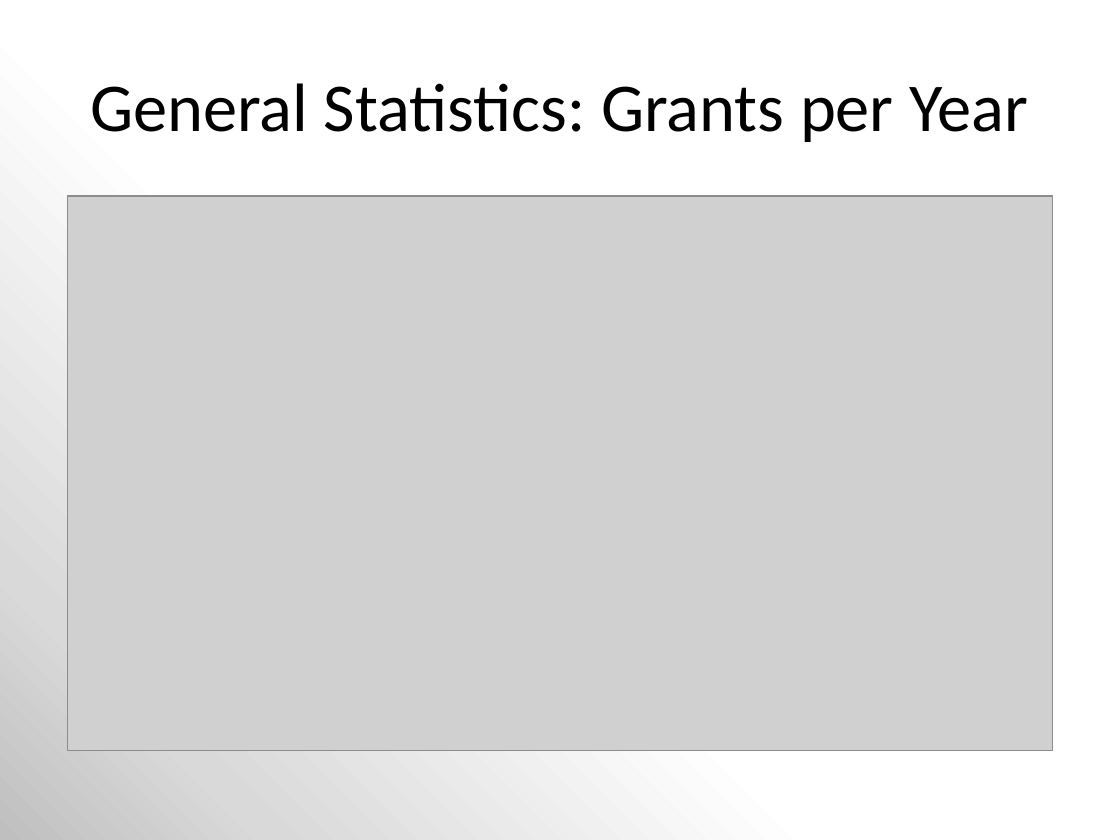
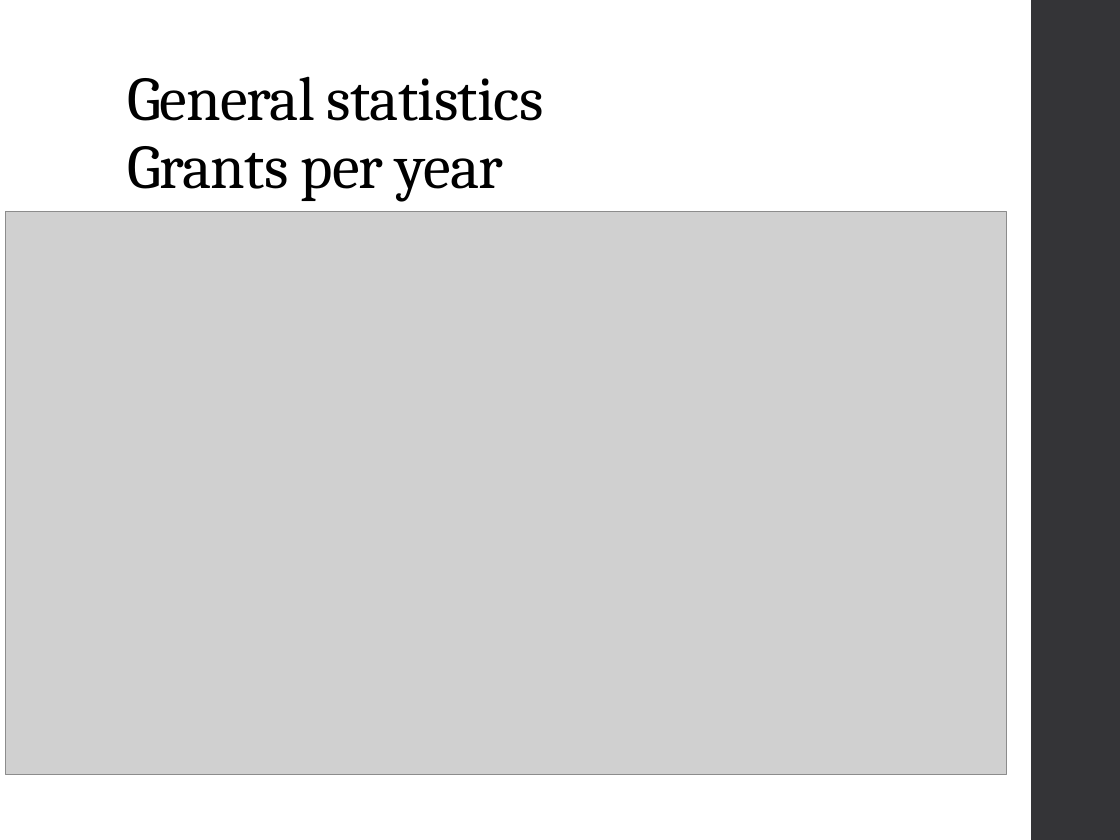
Before and after one commit to MizzouDataMiningCourse-Vaccines/VaccineEffectiveness, a slide deck: slide 5 of docs/Mining NIH Grant Data.pptx (slide 4 before the commit). Drawn at 1120x840 pixels with LibreOffice and Linux fonts; fonts in the diff are those of the drawing; grey boxes stand for pictures. Boxes give left, top, right and bottom in pixels: in the first picture for what was removed or moved away, otherwise in the second. Text is boxed around its words. In the diff, an @@ line names an element or a change of style, - is before the commit and + after.

```diff
--- a/docs/Mining NIH Grant Data.pptx
+++ b/docs/Mining NIH Grant Data.pptx
@@ background gradient #BFBFBF to #D9D9D9 to #FFFFFF to #FFFFFF @@
@@ rectangle added at (x1=1032, y1=0, x2=1120, y2=840), fill #353537 @@
@@ title "General statistics Grants per year" at (x1=127, y1=76, x2=543, y2=202): vertical alignment middle to bottom @@
@@ title at (x1=127, y1=76, x2=543, y2=202): text changed; size 44 to 40 pt; font Calibri to Cambria @@
-General Statistics: Grants per Year
+General statistics
+Grants per year
@@ picture resized from (x1=67, y1=196, x2=1053, y2=750) to (x1=6, y1=212, x2=1007, y2=775) @@
```
Also in this commit, not shown: 11 other slides changed, 3 slides added, 2 slides removed, 2 other files.
